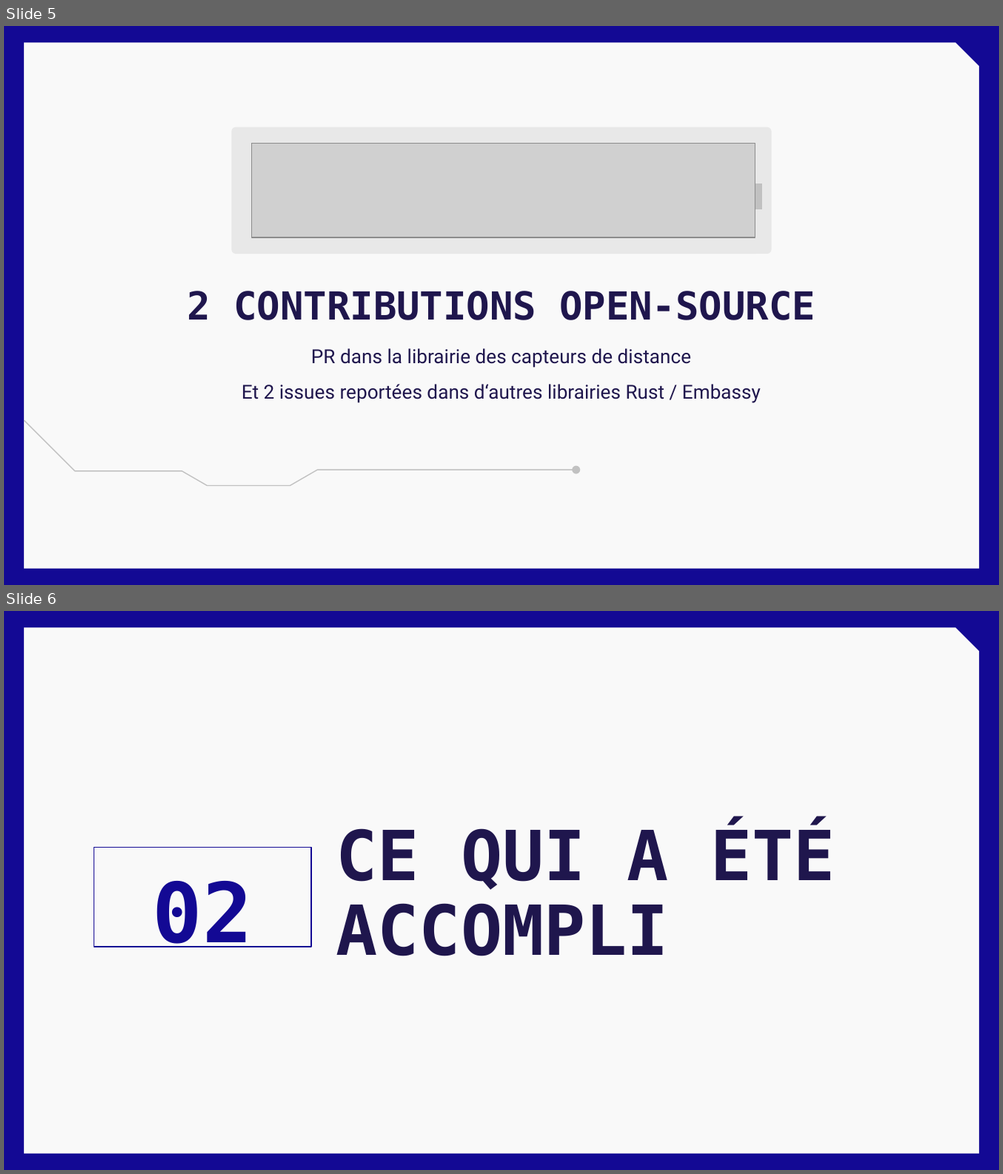
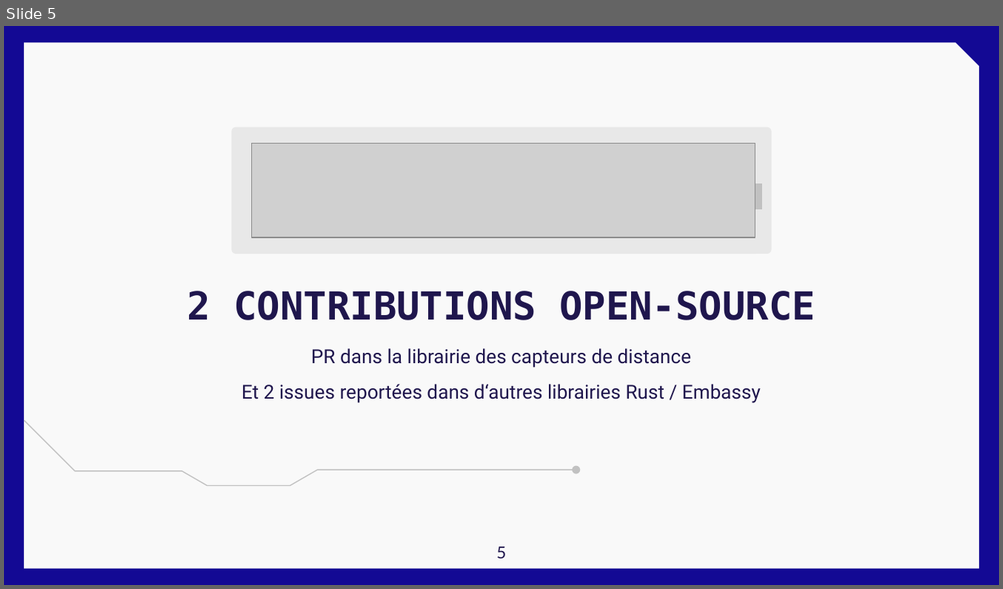
Before and after one commit to bananasmoothii/micromouse, a slide deck: Rendu/Presentation Soutenance.pptx. Shown one above the other, each under a label of ours: slides 5 and 6 before the commit, slide 5 after it. The pictures are 1003x1174 and 1003x589 pixels, drawn with LibreOffice and Linux fonts; fonts in the diff are those of the drawing; grey boxes stand for pictures; background and template pictures are left out. Boxes give left, top, right and bottom in pixels: in the first picture for what was removed or moved away, otherwise in the second. Text is boxed around its words. In the diff, an @@ line names an element or a change of style, - is before the commit and + after.

```diff
--- a/Rendu/Presentation Soutenance.pptx
+++ b/Rendu/Presentation Soutenance.pptx
@@ slide 6 removed at <box>4,611,999,1170</box>, background #130994; not listed: 1 template element that a slide beside it also shows @@
@@ title removed at <box>336,824,835,957</box> @@
-CE QUI A ÉTÉ ACCOMPLI
@@ title removed at <box>94,848,310,947</box> @@
-02
@@ slide 5 changed as well @@
@@ text added at <box>496,547,506,559</box>, 12 pt, text #1F164D @@
+5
```
Also in this commit, not shown: 15 other slides changed, 7 slides added, 37 other slides removed, 7 other files.
